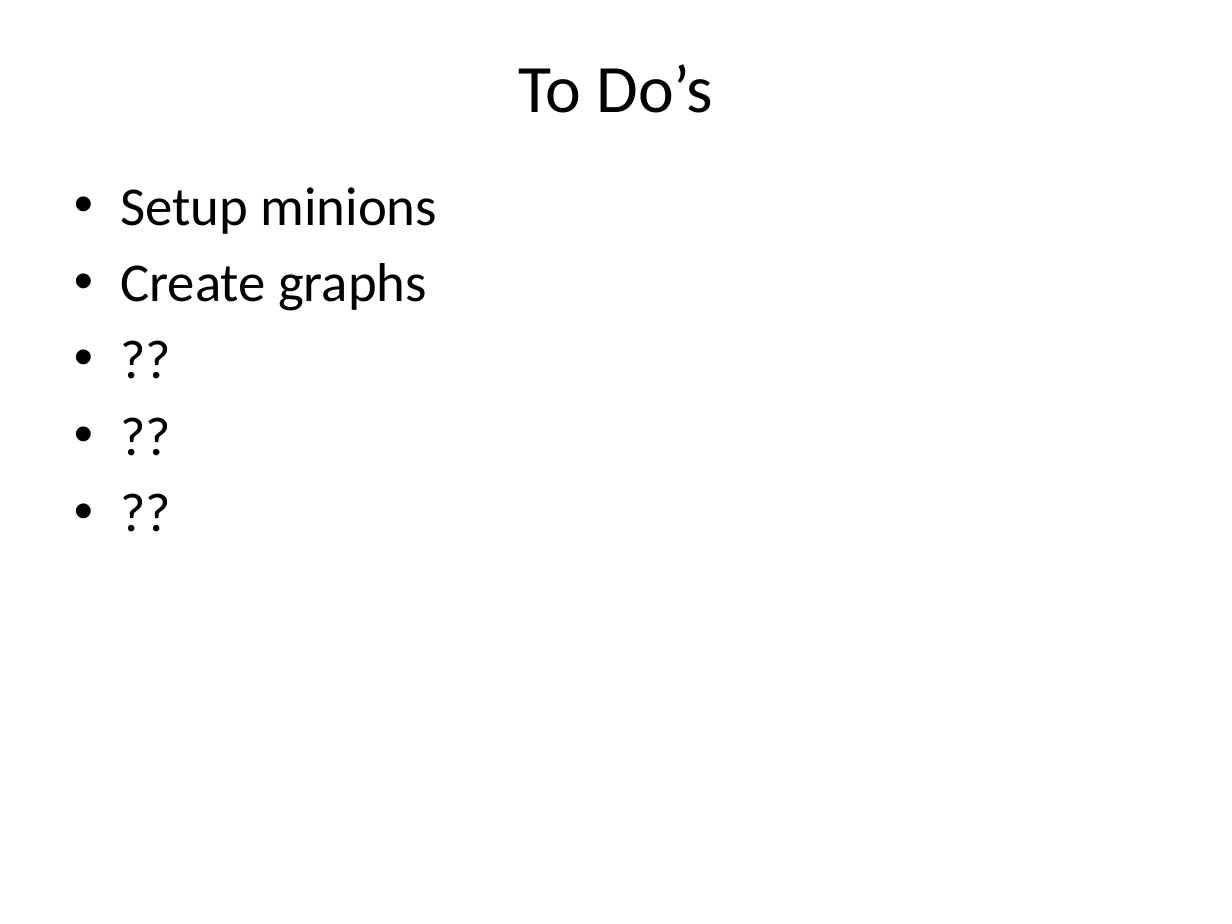
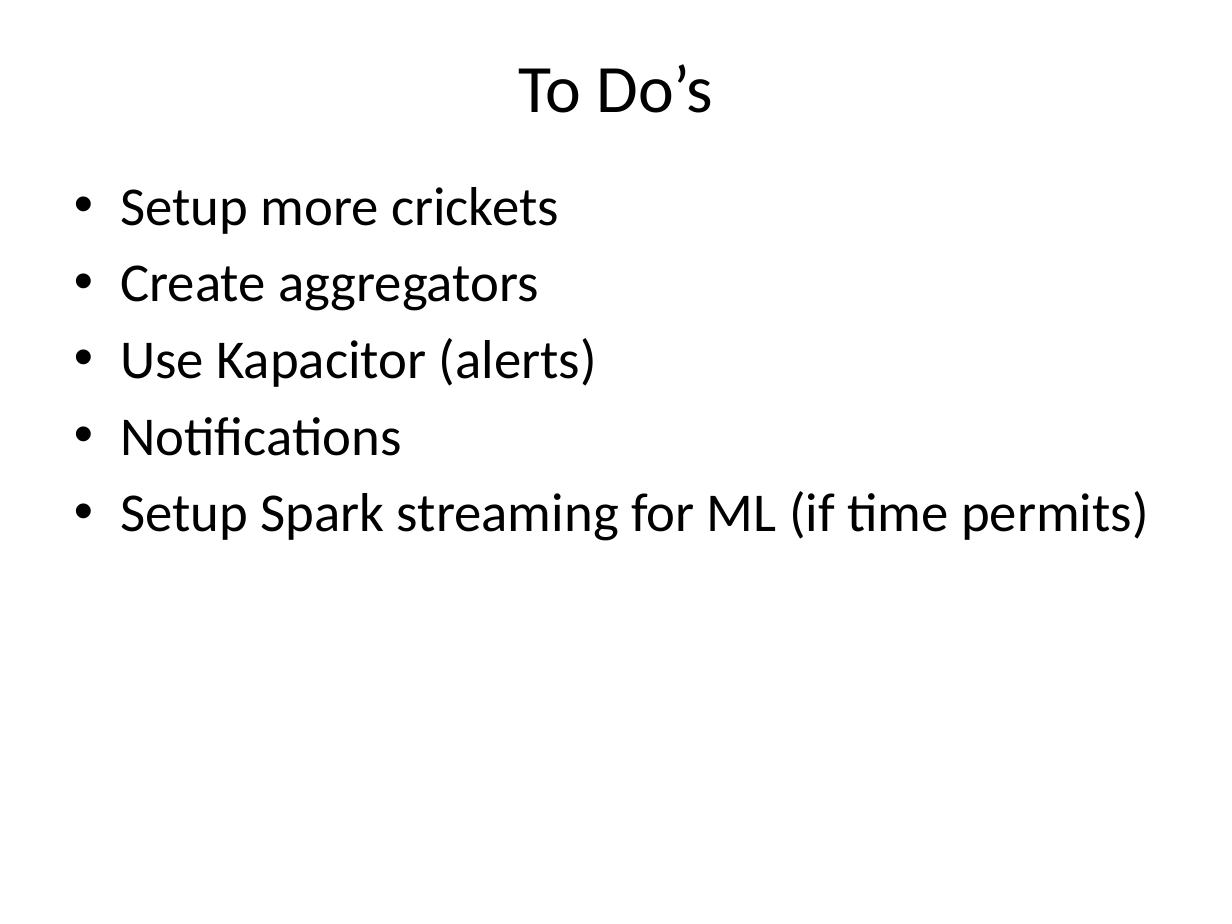
Before and after one commit to roygv/w251Final, a slide deck: slide 12 of Docs/AgI - Update.pptx (slide 7 before the commit). Drawn at 1232x924 pixels with LibreOffice and Linux fonts; fonts in the diff are those of the drawing. Boxes give left, top, right and bottom in pixels: in the first picture for what was removed or moved away, otherwise in the second. Text is boxed around its words. In the diff, an @@ line names an element or a change of style, - is before the commit and + after.

Commit message:
Update presentation

```diff
--- a/Docs/AgI - Update.pptx
+++ b/Docs/AgI - Update.pptx
@@ text at (120,187,1149,541): text changed @@
-• Setup minions
-• Create graphs
-• ??
-• ??
-• ??
+• Setup more crickets
+• Create aggregators
+• Use Kapacitor (alerts)
+• Notifications
+• Setup Spark streaming for ML (if time permits)
```
Also in this commit, not shown: 3 other slides changed, 5 slides added.
